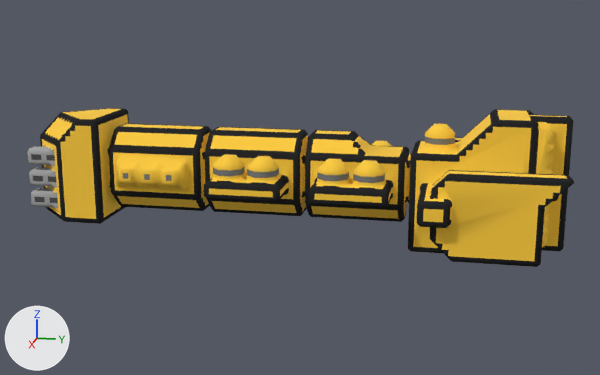
Two versions of the OBJ model src/jsMain/resources/meshes/mechyrdia-5-languavarth-class.obj, one commit apart.
Both versions are drawn from a camera (50 mm lens) standing at (142.5, 30.6, 44.4) and looking at (0.2, 2.1, 8.8). The lights are fixed; the arrows at lower left show +X, +Y and +Z. Where no turn or scale is listed for an object, it has been applied to the vertices.

In view in the first picture: 'mechyrdia-5-languavarth-class'.
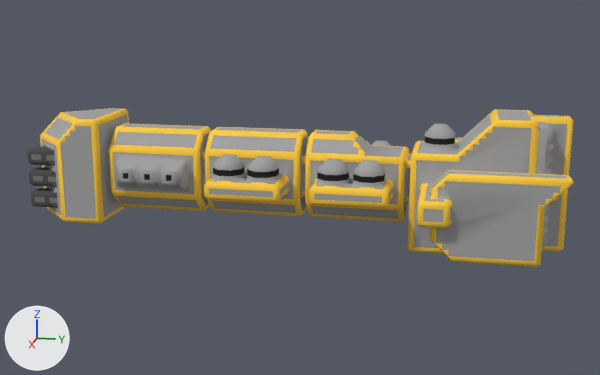
The newer file is also turned or shifted as a whole; pictures and numbers use the older file's frame.

Location of each change, (x1, y1, x2, y2) in pixels of the pictures (600 x 375 px; the box of a moved part takes in the faces that stretch with it):
part 1 of me_mechyrdia_5_languavarth_class, moved or reshaped: before (350, 127, 552, 239); after (230, 124, 554, 190)
part 2 of me_mechyrdia_5_languavarth_class, moved or reshaped: before (48, 124, 75, 221); after (49, 122, 77, 194)
part 3 of me_mechyrdia_5_languavarth_class, surface changed: (27, 108, 574, 267) in both

The edits, one by one:
me_mechyrdia_5_languavarth_class is used by ob_mechyrdia_5_languavarth_class; location (0.0, 0.0, 0.0).
me_mechyrdia_5_languavarth_class had 3160 vertices, 5867 faces and spanned x -18.5..18.5, y -48.0..48.0, z 0.0..23.0.
me_mechyrdia_5_languavarth_class now has 3160 vertices, 5868 faces and spans x -18.5..18.5, y -48.0..48.0, z 0.0..23.0.
me_mechyrdia_5_languavarth_class part 1: 3 vertices moved from x -10.0..6.5, y -4.5..30.5, z 14.5..17.5 to x -10.0..6.5, y -4.0..31.5, z 14.5..18.5; 9 vertices removed from x -7.0..10.5, y -4.0..44.5, z 1.5..20.5; 11 vertices added at x -10.5..16.0, y -10.5..44.5, z 9.0..21.0.
me_mechyrdia_5_languavarth_class part 2: 1 vertex moved from x -3.7, y -44.5, z 11.7 to x -4.0, y -44.3, z 11.7; 13 vertices removed from x -5.0..7.5, y -45.3..-38.5, z 2.0..18.5; 10 vertices added at x -6.0..7.5, y -45.5..-37.5, z 3.5..21.0.
me_mechyrdia_5_languavarth_class part 3: 5224 kept faces spanning x -18.5..18.5, y -48.0..48.0, z 0.0..23.0 get new texture (UV) coordinates.
